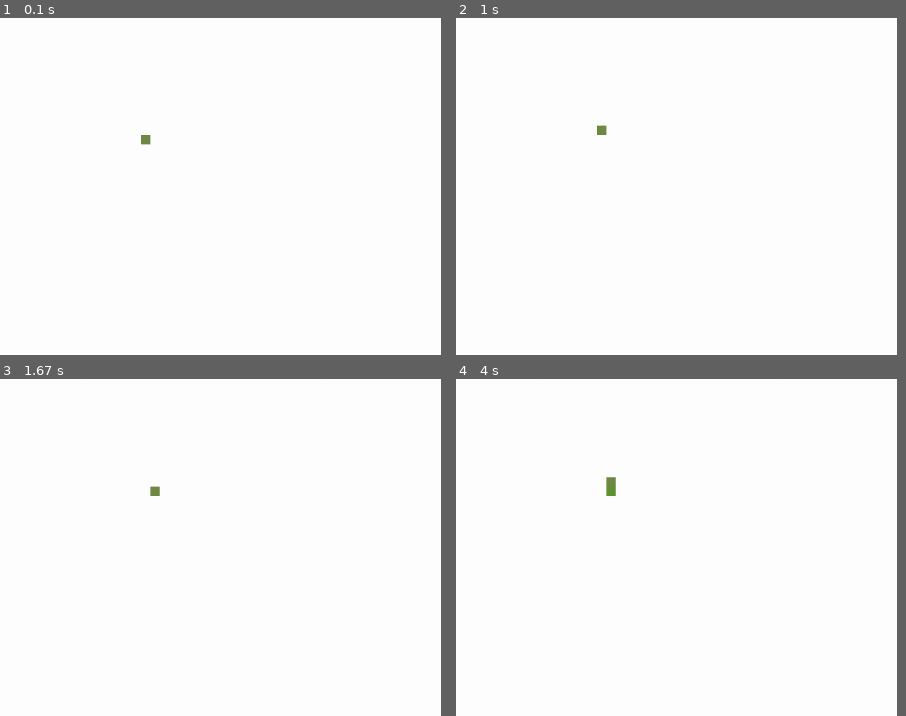
Above: before the commit, frames 1-4 (two rows, left to right).
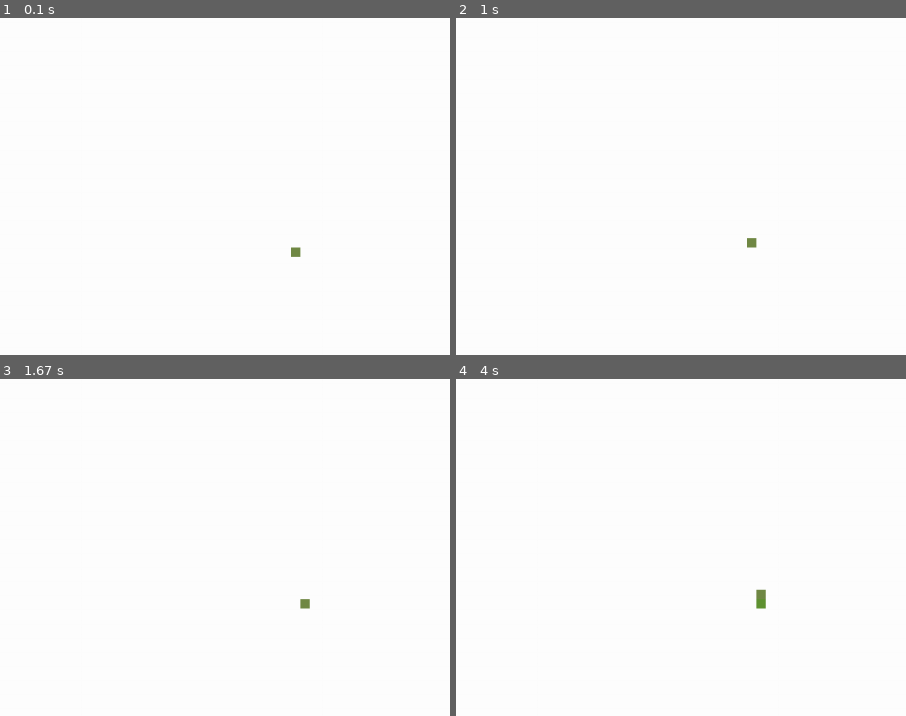
Above: after the commit, the same moments.

Repository: sbwhitt/pygame-life-simulation
Game: pygame game, started from main.py
Two runs of this game, one before a commit and one after it. Both use one fixed random seed, a clock stepped at 60 frames per second and the inputs below.
Inputs:
- Up to frame 1 (0.1 s): no input
- Up to frame 2 (1 s): no input
- Up to frame 3 (1.67 s): no input
- Up to frame 4 (4 s): no input
The pictures show only the part of the screen within x 18-68%, y 16-66%; the shares and areas given below are measured in that part.
In our replay, the window is 600x450 before the commit and 900x675 after it. These sizes can differ from the game's own. Grey fills any space a smaller window leaves; there, only what the larger window draws over its background counts as a difference.

The runs differ from the first frame. In frame 1, 0.1% of the frame differs, in the area x 31-67%, y 34-71%; in frame 2, 0.1%; in frame 3, 0.1%; in frame 4, 0.3%, in the area x 33-69%, y 29-69%.

Commit message:
resizable window

Diff:
--- a/app.py
+++ b/app.py
@@ -12,10 +12,10 @@
 class App:
     def __init__(self):
         self._running = True
-        self.width = 640
-        self.height = 480
+        self.width = 960
+        self.height = 720
         self.clock = pygame.time.Clock()
-        self.screen = pygame.display.set_mode((self.width, self.height))
+        self.screen = pygame.display.set_mode((self.width, self.height), pygame.SCALED | pygame.RESIZABLE)
         # self.p = player.Player(int(self.width/2), 0)
         self.p = player.Player(1000, 1000)
         self.entities = []
